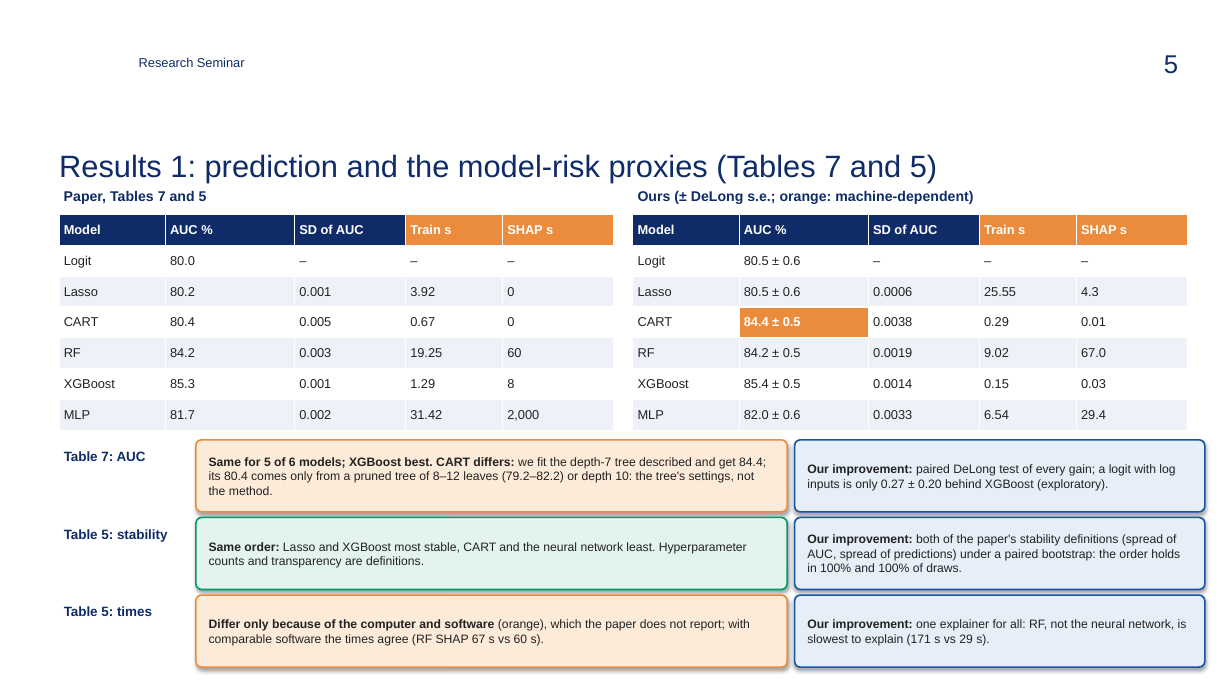
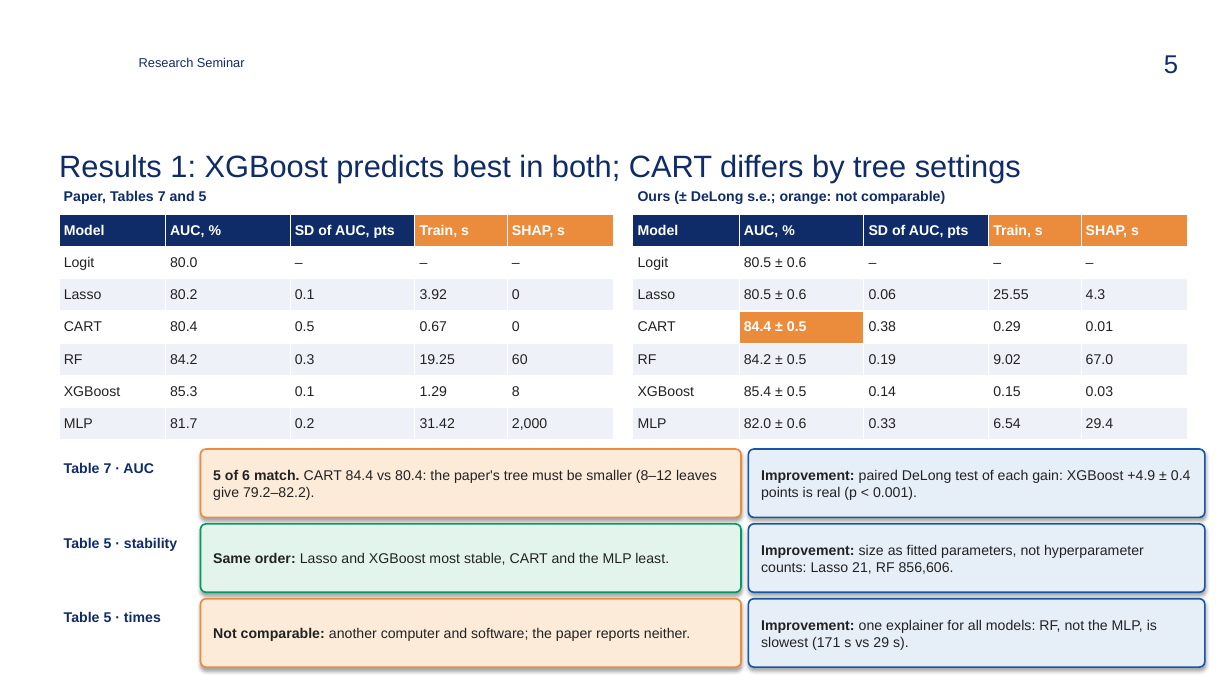
Before and after one commit to zavaz5/ml-model-risk, a slide deck: slide 5 of docs/presentation.pptx. Drawn at 1232x693 pixels with LibreOffice and Linux fonts; fonts in the diff are those of the drawing; background and template pictures are left out. Boxes give left, top, right and bottom in pixels: in the first picture for what was removed or moved away, otherwise in the second. Text is boxed around its words. In the diff, an @@ line names an element or a change of style, - is before the commit and + after.

```diff
--- a/docs/presentation.pptx
+++ b/docs/presentation.pptx
@@ title at (59,154,1021,182): text changed @@
-Results 1: prediction and the model-risk proxies (Tables 7 and 5)
+Results 1: XGBoost predicts best in both; CART differs by tree settings
@@ text at (638,190,945,204): text changed @@
-Ours (± DeLong s.e.; orange: machine-dependent)
+Ours (± DeLong s.e.; orange: not comparable)
@@ table at (59,214,614,440) @@
-row 1: Model | AUC % | SD of AUC | Train s | SHAP s
+row 1: Model | AUC, % | SD of AUC, pts | Train, s | SHAP, s
-row 3, column 3: 0.001
+row 3, column 3: 0.1
-row 4, column 3: 0.005
+row 4, column 3: 0.5
-row 5, column 3: 0.003
+row 5, column 3: 0.3
-row 6, column 3: 0.001
+row 6, column 3: 0.1
-row 7, column 3: 0.002
+row 7, column 3: 0.2
@@ size 10 to 11 pt in "Model", "Logit", "80.0", "–" and 22 more places @@
@@ table at (633,214,1188,440) @@
-row 1: Model | AUC % | SD of AUC | Train s | SHAP s
+row 1: Model | AUC, % | SD of AUC, pts | Train, s | SHAP, s
-row 3, column 3: 0.0006
+row 3, column 3: 0.06
-row 4, column 3: 0.0038
+row 4, column 3: 0.38
-row 5, column 3: 0.0019
+row 5, column 3: 0.19
-row 6, column 3: 0.0014
+row 6, column 3: 0.14
-row 7, column 3: 0.0033
+row 7, column 3: 0.33
@@ size 10 to 11 pt in "Model", "Logit", "80.5 ± 0.6", "–" and 22 more places @@
@@ rounded rectangle "5 of 6 match. CART ...": place and size @@
-rounded rectangle "5 of 6 match. CART ..." at (196,440,787,512)
+rounded rectangle "5 of 6 match. CART ..." at (201,449,741,518)
@@ rounded rectangle "Improvement: paired DeLong test of ...": place and size @@
-rounded rectangle "Improvement: paired DeLong test of ..." at (795,440,1205,512)
+rounded rectangle "Improvement: paired DeLong test of ..." at (749,449,1205,518)
@@ text at (64,462,154,473): text changed; size 10.5 to 11 pt @@
-Table 7: AUC
+Table 7 · AUC
@@ text in rounded rectangle at (213,469,717,500): text changed; size 9.5 to 11 pt @@
-Same for 5 of 6 models; XGBoost best. CART differs: we fit the depth-7 tree described and get 84.4; its 80.4 comes only from a pruned tree of 8–12 leaves (79.2–82.2) or depth 10: the tree's settings, not the method.
+5 of 6 match. CART 84.4 vs 80.4: the paper's tree must be smaller (8–12 leaves give 79.2–82.2).
@@ text in rounded rectangle at (761,469,1191,500): text changed; size 9.5 to 11 pt @@
-Our improvement: paired DeLong test of every gain; a logit with log inputs is only 0.27 ± 0.20 behind XGBoost (exploratory).
+Improvement: paired DeLong test of each gain: XGBoost +4.9 ± 0.4 points is real (p < 0.001).
@@ text at (64,537,177,551): text changed; size 10.5 to 11 pt @@
-Table 5: stability
+Table 5 · stability
@@ rounded rectangle "Same order: Lasso and XGBoost ...": place and size @@
-rounded rectangle "Same order: Lasso and XGBoost ..." at (196,518,787,590)
+rounded rectangle "Same order: Lasso and XGBoost ..." at (201,524,741,592)
@@ rounded rectangle "Improvement: size as fitted parameters, ...": place and size @@
-rounded rectangle "Improvement: size as fitted parameters, ..." at (795,518,1205,590)
+rounded rectangle "Improvement: size as fitted parameters, ..." at (749,524,1205,592)
@@ text in rounded rectangle at (213,552,669,565): text changed; size 9.5 to 11 pt @@
-Same order: Lasso and XGBoost most stable, CART and the neural network least. Hyperparameter counts and transparency are definitions.
+Same order: Lasso and XGBoost most stable, CART and the MLP least.
@@ text in rounded rectangle at (761,544,1144,574): text changed; size 9.5 to 11 pt @@
-Our improvement: both of the paper's stability definitions (spread of AUC, spread of predictions) under a paired bootstrap: the order holds in 100% and 100% of draws.
+Improvement: size as fitted parameters, not hyperparameter counts: Lasso 21, RF 856,606.
@@ rounded rectangle "Not comparable: another computer and ...": place and size @@
-rounded rectangle "Not comparable: another computer and ..." at (196,595,787,667)
+rounded rectangle "Not comparable: another computer and ..." at (201,599,741,667)
@@ rounded rectangle "Improvement: one explainer for all ...": place and size @@
-rounded rectangle "Improvement: one explainer for all ..." at (795,595,1205,667)
+rounded rectangle "Improvement: one explainer for all ..." at (749,599,1205,667)
@@ text at (64,611,161,622): text changed; size 10.5 to 11 pt @@
-Table 5: times
+Table 5 · times
@@ text in rounded rectangle at (213,627,690,641): text changed; size 9.5 to 11 pt @@
-Differ only because of the computer and software (orange), which the paper does not report; with comparable software the times agree (RF SHAP 67 s vs 60 s).
+Not comparable: another computer and software; the paper reports neither.
@@ text in rounded rectangle at (761,619,1157,650): text changed; size 9.5 to 11 pt @@
-Our improvement: one explainer for all: RF, not the neural network, is slowest to explain (171 s vs 29 s).
+Improvement: one explainer for all models: RF, not the MLP, is slowest (171 s vs 29 s).
```
Also in this commit, not shown: 13 other slides changed, 19 other files.
